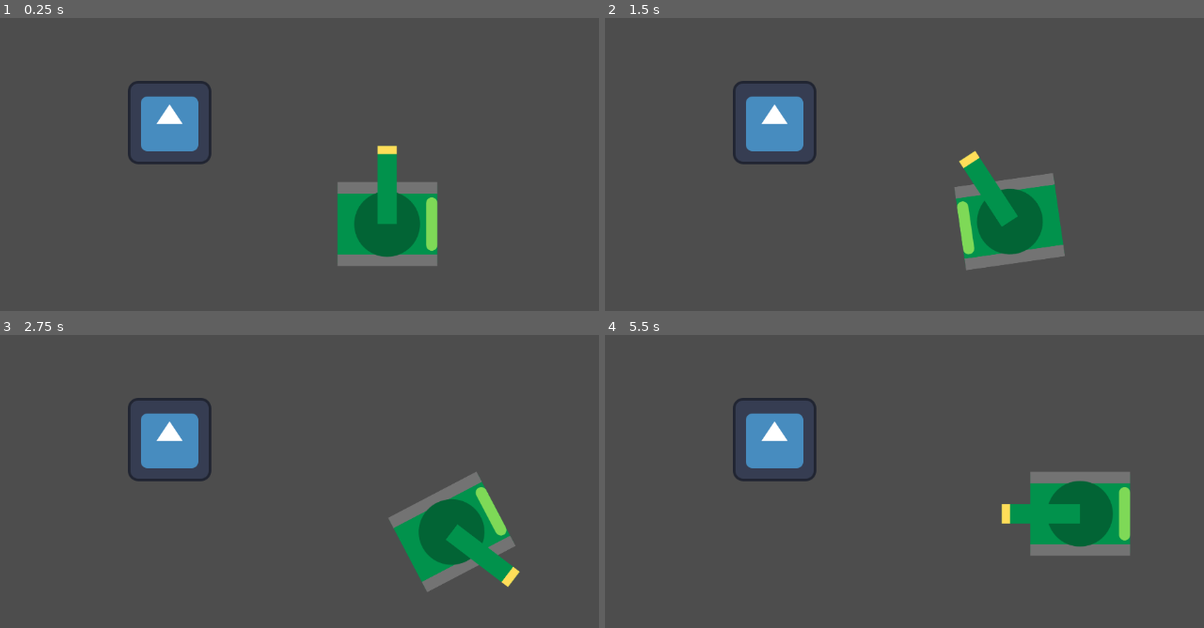
Above: before the commit, frames 1-4 (two rows, left to right).
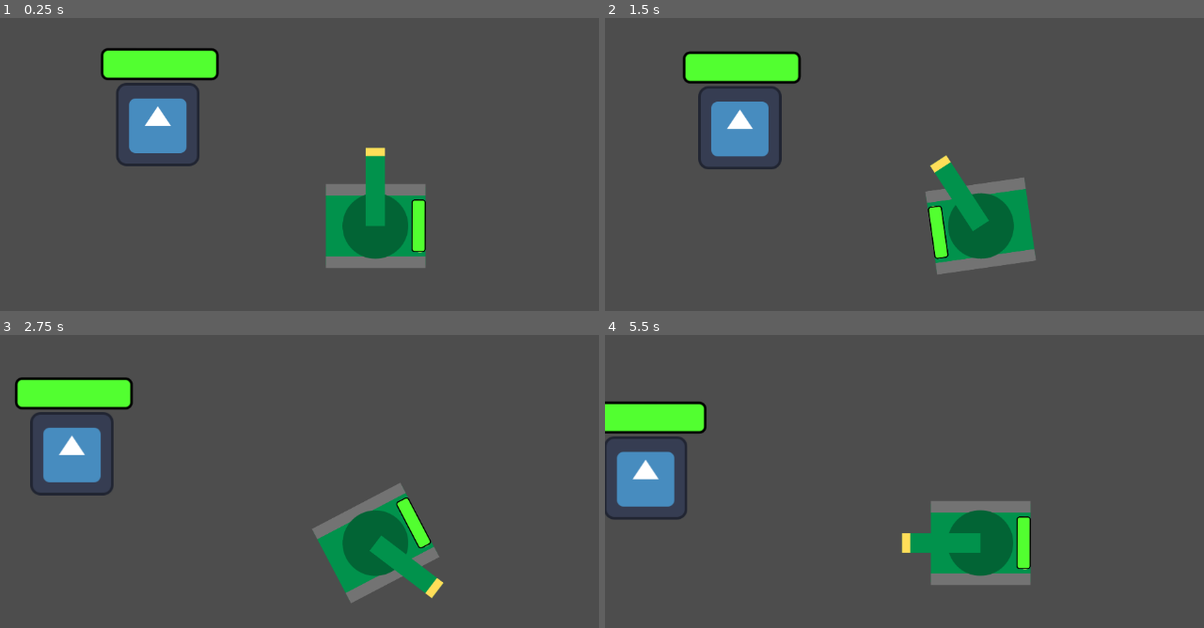
Above: after the commit, the same moments.

Repository: PHS-TSA/Food-Fight
Game: Godot game, scene res://main.tscn
The game is run twice, just before and just after one commit, with the same random seed, the same clock (stepped at 60 frames per second) and the same inputs. The engine's default icon, where the game draws it, is replaced by a stand-in: a white triangle on a blue panel in a dark square.
Inputs (mouse positions are in pixels of both pictures, inside the frame that each line leads up to):
- Up to frame 1 (0.25 s): no input
- Up to frame 2 (1.5 s): tap Enter at 0.5 s; move the mouse to (1144, 205) at 0.52 s; hold D (rotate_right) 0.53-1.28 s; hold Q (aim_left) 0.53-1.28 s; move the mouse to (832, 246) at 1.27 s; hold S (backwards) from 1.28 s (still down); tap E (aim_right) at 1.35 s
- Up to frame 3 (2.75 s): move the mouse to (449, 449) at 2.02 s; release S (backwards) at 2.03 s; hold D (rotate_right) from 2.03 s (still down); tap F (fire) at 2.1 s
- Up to frame 4 (5.5 s): move the mouse to (940, 627) at 2.77 s; release D (rotate_right) at 2.78 s; hold W (forwards) 2.78-3.53 s; tap Tab at 2.85 s; move the mouse to (outside the picture) at 3.52 s; hold A (rotate_left) 3.53-5.03 s; tap Backspace at 3.6 s; move the mouse to (754, 478) at 4.27 s; tap Q (aim_left) at 4.35 s; move the mouse to (1018, 543) at 5.02 s; hold S (backwards) from 5.03 s (still down); hold E (aim_right) from 5.03 s (still down)

The runs differ from the first frame. In frame 1, 7.6% of the frame differs, in the area x 16-73%, y 10-86%; in frame 2, 11%; in frame 3, 16%; in frame 4, 16%, in the area x 0-88%, y 21-86%.

Commit message:
a bunch of stuff before i add in tank inheritance. Primarly health bar and asset changes

Diff:
--- a/SampleBox.gd
+++ b/SampleBox.gd
@@ -1,8 +1,15 @@
 extends StaticBody2D
-var health:float = 100.0
+const maxHealth:float = 100.0
+var health:float = maxHealth
+var healthBar:ProgressBar
+
 
 # Called when the node enters the scene tree for the first time.
 func _ready():
+	healthBar = self.get_node("HealthBar")
+	healthBar.max_value = maxHealth
+	healthBar.value = health
+	print(healthBar.max_value)
 	pass # Replace with function body.
 
 
@@ -12,5 +19,6 @@
 
 func take_damage(damage:float):
 	health -= damage
-	if(health < 0):
+	healthBar.value = health
+	if(health <= 0):
 		queue_free()
--- /dev/null
+++ b/Tanks/enemy_tank.tscn
@@ -0,0 +1,45 @@
+[gd_scene load_steps=6 format=3 uid="uid://b5fbuan1rk7nq"]
+
+[ext_resource type="Script" path="res://Tanks/player_tank.gd" id="1_3uwkj"]
+[ext_resource type="Texture2D" uid="uid://dhdj0g402t8wj" path="res://Assets/Tank_Bottom_Red.png" id="2_f7iaa"]
+[ext_resource type="Texture2D" uid="uid://dk4le02ua54dp" path="res://Assets/Tank Sprites.png" id="3_srskn"]
+[ext_resource type="PackedScene" uid="uid://ddb2rh7axbe0c" path="res://Tanks/health_bar.tscn" id="4_c4a1n"]
+
+[sub_resource type="RectangleShape2D" id="RectangleShape2D_7ianc"]
+size = Vector2(294, 342)
+
+[node name="Enemy_Tank" type="CharacterBody2D"]
+scale = Vector2(0.443519, 0.443519)
+script = ExtResource("1_3uwkj")
+
+[node name="TankBottomGreen" type="Sprite2D" parent="."]
+unique_name_in_owner = true
+position = Vector2(1.78814e-07, 2.38419e-07)
+rotation = 1.5708
+scale = Vector2(1.33333, 1.25697)
+texture = ExtResource("2_f7iaa")
+
+[node name="TankCollision" type="CollisionShape2D" parent="."]
+unique_name_in_owner = true
+position = Vector2(-2.38419e-07, -2)
+rotation = 1.5708
+shape = SubResource("RectangleShape2D_7ianc")
+
+[node name="TankTopGreen" type="Sprite2D" parent="."]
+unique_name_in_owner = true
+z_index = 1
+scale = Vector2(1.51536, 1.51536)
+texture = ExtResource("3_srskn")
+
+[node name="FirePoint" type="Marker2D" parent="TankTopGreen"]
+unique_name_in_owner = true
+position = Vector2(2.97579, -120.519)
+
+[node name="Camera2D" type="Camera2D" parent="."]
+
+[node name="HealthBar" parent="." instance=ExtResource("4_c4a1n")]
+offset_left = 124.008
+offset_top = 90.1878
+offset_right = 225.008
+offset_bottom = 117.188
+rotation = -1.56803
--- /dev/null
+++ b/Tanks/health_bar.tscn
@@ -0,0 +1,36 @@
+[gd_scene load_steps=3 format=3 uid="uid://ddb2rh7axbe0c"]
+
+[sub_resource type="StyleBoxFlat" id="StyleBoxFlat_rdq3r"]
+bg_color = Color(0.415686, 0.435294, 0.407843, 1)
+border_width_left = 2
+border_width_top = 2
+border_width_right = 2
+border_width_bottom = 2
+border_color = Color(0, 0, 0, 1)
+corner_radius_top_left = 5
+corner_radius_top_right = 5
+corner_radius_bottom_right = 5
+corner_radius_bottom_left = 5
+
+[sub_resource type="StyleBoxFlat" id="StyleBoxFlat_cm33u"]
+bg_color = Color(0.321569, 1, 0.188235, 1)
+border_width_left = 2
+border_width_top = 2
+border_width_right = 2
+border_width_bottom = 2
+border_color = Color(0, 0, 0, 1)
+corner_radius_top_left = 5
+corner_radius_top_right = 5
+corner_radius_bottom_right = 5
+corner_radius_bottom_left = 5
+
+[node name="HealthBar" type="ProgressBar"]
+offset_left = -84.0
+offset_top = -27.0
+offset_right = 16.0
+rotation = 0.00090313
+scale = Vector2(1.80073, 1.80073)
+theme_override_styles/background = SubResource("StyleBoxFlat_rdq3r")
+theme_override_styles/fill = SubResource("StyleBoxFlat_cm33u")
+value = 100.0
+show_percentage = false
--- a/tank.gd
+++ b/Tanks/player_tank.gd
@@ -3,7 +3,7 @@
 const BULLET = preload("res://bullet.tscn")
 
 #Tank Stats
-const SPEED = 300.0
+const SPEED = 400.0
 var rotationSpeed:float = 4
 var aimSpeed:float = 5
 var aimMethod:bool = true #true = key board. false = mouse
--- /dev/null
+++ b/Tanks/player_tank.tscn
@@ -0,0 +1,46 @@
+[gd_scene load_steps=6 format=3 uid="uid://dmdsynnjc3w7k"]
+
+[ext_resource type="Script" path="res://Tanks/player_tank.gd" id="1_j15vl"]
+[ext_resource type="Texture2D" uid="uid://dwjc2jjj5pb3c" path="res://Assets/Tank_Bottom_Green.png" id="2_4yc35"]
+[ext_resource type="Texture2D" uid="uid://ddi5o35wsb3h8" path="res://Assets/Tank_Top_Green.png" id="3_dkwaf"]
+[ext_resource type="PackedScene" uid="uid://ddb2rh7axbe0c" path="res://Tanks/health_bar.tscn" id="4_yjnhi"]
+
+[sub_resource type="RectangleShape2D" id="RectangleShape2D_7ianc"]
+size = Vector2(294, 342)
+
+[node name="Player_Tank" type="CharacterBody2D"]
+scale = Vector2(0.443519, 0.443519)
+script = ExtResource("1_j15vl")
+
+[node name="TankBottomGreen" type="Sprite2D" parent="."]
+unique_name_in_owner = true
+position = Vector2(1.78814e-07, 2.38419e-07)
+rotation = 1.5708
+scale = Vector2(1.33333, 1.25697)
+texture = ExtResource("2_4yc35")
+
+[node name="TankCollision" type="CollisionShape2D" parent="."]
+unique_name_in_owner = true
+position = Vector2(-2.38419e-07, -2)
+rotation = 1.5708
+shape = SubResource("RectangleShape2D_7ianc")
+
+[node name="TankTopGreen" type="Sprite2D" parent="."]
+unique_name_in_owner = true
+z_index = 1
+position = Vector2(-1, 0)
+scale = Vector2(1.51536, 1.51536)
+texture = ExtResource("3_dkwaf")
+
+[node name="FirePoint" type="Marker2D" parent="TankTopGreen"]
+unique_name_in_owner = true
+position = Vector2(2.5, -171.875)
+
+[node name="Camera2D" type="Camera2D" parent="."]
+
+[node name="HealthBar" parent="." instance=ExtResource("4_yjnhi")]
+offset_left = 124.008
+offset_top = 90.1878
+offset_right = 225.008
+offset_bottom = 117.188
+rotation = -1.56803
--- /dev/null
+++ b/Tanks/tank.gd
@@ -0,0 +1,11 @@
+extends CharacterBody2D
+
+
+# Called when the node enters the scene tree for the first time.
+func _ready():
+	pass # Replace with function body.
+
+
+# Called every frame. 'delta' is the elapsed time since the previous frame.
+func _process(delta):
+	pass
--- a/main.tscn
+++ b/main.tscn
@@ -1,8 +1,9 @@
-[gd_scene load_steps=5 format=3 uid="uid://boxrdr0rblc43"]
+[gd_scene load_steps=6 format=3 uid="uid://boxrdr0rblc43"]
 
-[ext_resource type="PackedScene" uid="uid://dmdsynnjc3w7k" path="res://tank.tscn" id="1_b7g6s"]
+[ext_resource type="PackedScene" uid="uid://dmdsynnjc3w7k" path="res://Tanks/player_tank.tscn" id="1_b7g6s"]
 [ext_resource type="Texture2D" uid="uid://mswl1hrsqgfw" path="res://icon.svg" id="2_2fbn0"]
 [ext_resource type="Script" path="res://SampleBox.gd" id="2_22e2a"]
+[ext_resource type="PackedScene" uid="uid://ddb2rh7axbe0c" path="res://Tanks/health_bar.tscn" id="4_2qmj0"]
 
 [sub_resource type="RectangleShape2D" id="RectangleShape2D_ewrhd"]
 size = Vector2(126, 126)
@@ -22,3 +23,9 @@
 
 [node name="Sprite2D" type="Sprite2D" parent="SampleBox"]
 texture = ExtResource("2_2fbn0")
+
+[node name="HealthBar" parent="SampleBox" instance=ExtResource("4_2qmj0")]
+offset_left = -87.0
+offset_top = -117.0
+offset_right = 13.0
+offset_bottom = -90.0
--- a/tank.tscn
+++ /dev/null
@@ -1,35 +0,0 @@
-[gd_scene load_steps=5 format=3 uid="uid://dmdsynnjc3w7k"]
-
-[ext_resource type="Script" path="res://tank.gd" id="1_p07w2"]
-[ext_resource type="Texture2D" uid="uid://dwjc2jjj5pb3c" path="res://Assets/1.png" id="2_r85tv"]
-[ext_resource type="Texture2D" uid="uid://ddi5o35wsb3h8" path="res://Assets/2.png" id="3_d63n3"]
-
-[sub_resource type="RectangleShape2D" id="RectangleShape2D_7ianc"]
-size = Vector2(294, 342)
-
-[node name="Tank" type="CharacterBody2D"]
-scale = Vector2(0.443519, 0.443519)
-script = ExtResource("1_p07w2")
-
-[node name="TankBottomGreen" type="Sprite2D" parent="."]
-unique_name_in_owner = true
-position = Vector2(1.78814e-07, 2.38419e-07)
-rotation = 1.5708
-scale = Vector2(1.33333, 1.25697)
-texture = ExtResource("2_r85tv")
-
-[node name="TankCollision" type="CollisionShape2D" parent="."]
-unique_name_in_owner = true
-position = Vector2(-2.38419e-07, -2)
-rotation = 1.5708
-shape = SubResource("RectangleShape2D_7ianc")
-
-[node name="TankTopGreen" type="Sprite2D" parent="."]
-unique_name_in_owner = true
-position = Vector2(-1, 0)
-scale = Vector2(1.51536, 1.51536)
-texture = ExtResource("3_d63n3")
-
-[node name="FirePoint" type="Marker2D" parent="TankTopGreen"]
-unique_name_in_owner = true
-position = Vector2(2.5, -171.875)
Binary file removed: Assets/1.png
Binary file removed: Assets/2.png
Not shown, removed: Assets/2.png.import
Binary file added: Assets/Tank Sprites.png
Not shown, changed: Assets/Tank Sprites.png.import
Binary file changed: Assets/Tank_Bottom_Green.png
Not shown, changed: Assets/Tank_Bottom_Green.png.import
Binary file changed: Assets/Tank_Bottom_Red.png
Not shown, changed: Assets/Tank_Bottom_Red.png.import
Binary file changed: Assets/Tank_Top_Green.png
Not shown, changed: Assets/Tank_Top_Green.png.import
Binary file changed: Assets/Tank_Top_Red.png
(and 1 more such lines)
